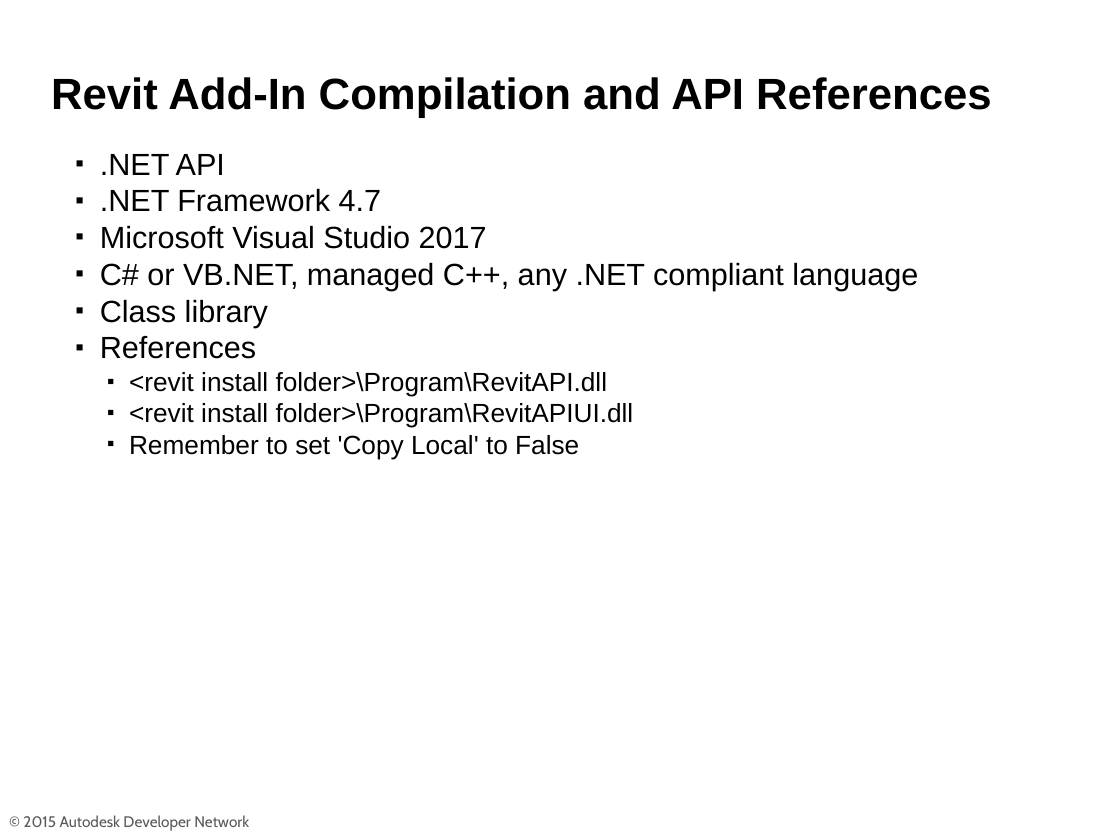
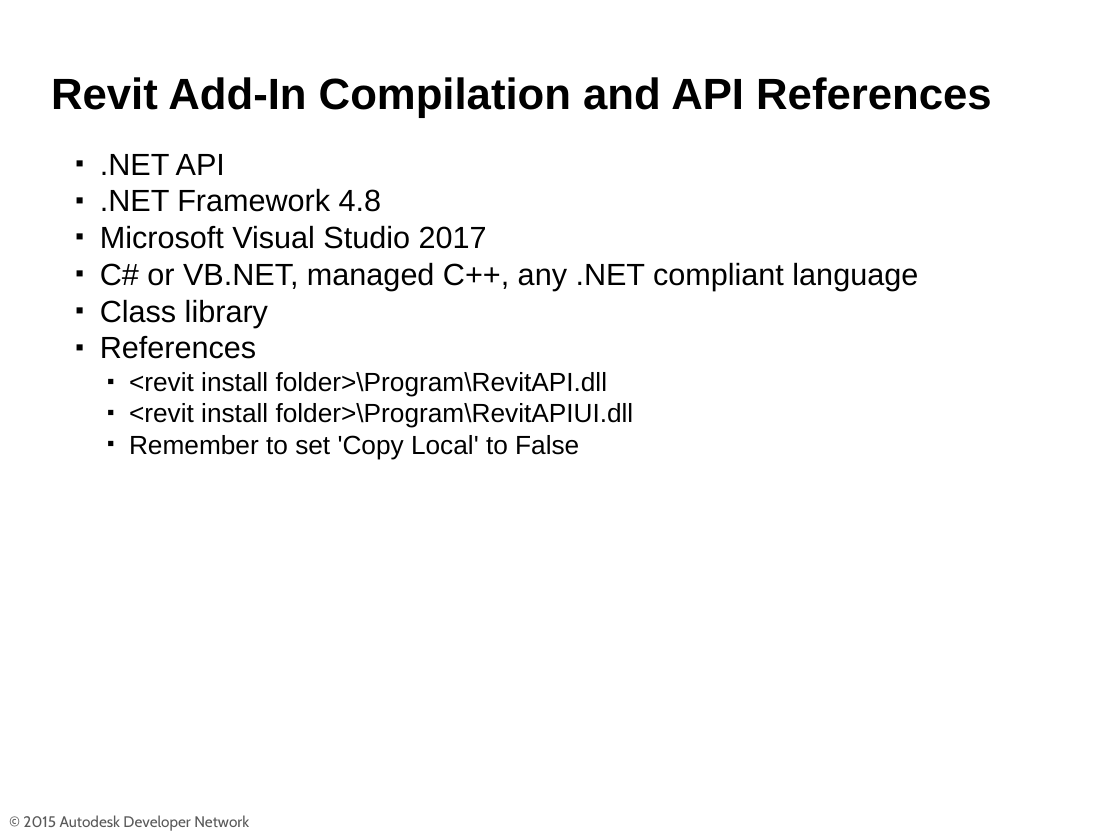
Before and after one commit to ADN-DevTech/RevitTrainingMaterial, a slide deck: slide 10 of Presentation/1_Revit_API_Intro.pptx. Drawn at 1120x840 pixels with LibreOffice and Linux fonts; fonts in the diff are those of the drawing; background and template pictures are left out. Boxes give left, top, right and bottom in pixels: in the first picture for what was removed or moved away, otherwise in the second. Text is boxed around its words. In the diff, an @@ line names an element or a change of style, - is before the commit and + after.

```diff
--- a/Presentation/1_Revit_API_Intro.pptx
+++ b/Presentation/1_Revit_API_Intro.pptx
@@ text at (x1=100, y1=188, x2=381, y2=212): text changed @@
-  ▪ .NET Framework 4.7
+  ▪ .NET Framework 4.8
```
Also in this commit, not shown: 4 other slides changed, 31 other files.
